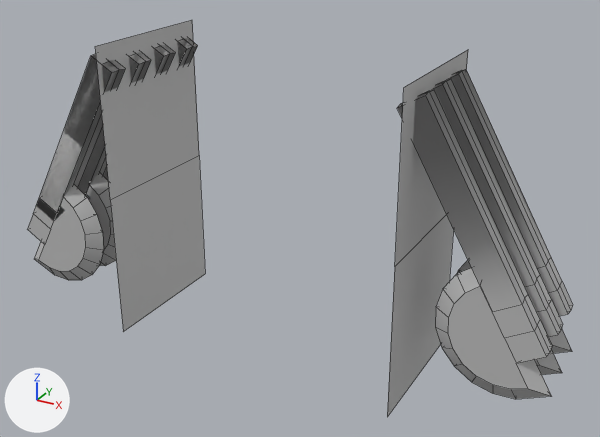
The FBX model Assets/Models/trap_wall_axe.fbx: old version first, new version second.
One viewpoint serves both versions: a 50 mm camera at (12.01, -7.21, 12.26) aimed at (2.49, 10.1, 3.61). Every picture has the same lights, and +X, +Y and +Z are marked at lower left. Mesh edges are drawn as thin lines. Where no turn or scale is listed for an object, it has been applied to the vertices. Vertices at the same position are counted once.

The first picture shows 'pCylinder8', 'pCylinder9', 'wall04', 'wall05'.
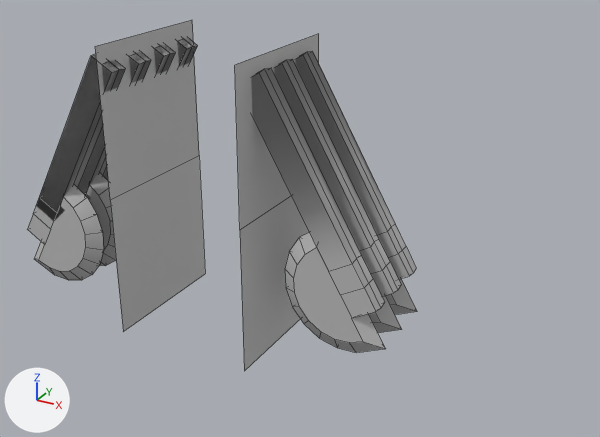
The newer file is also turned or shifted as a whole; pictures and numbers use the older file's frame.

Changed parts and their boxes [x1, y1, x2, y2] in the pictures (600 x 437 px):
'pCylinder9', mesh moved
    before: [397, 69, 573, 399]
    after: [251, 51, 417, 353]
'wall05', mesh moved
    before: [387, 50, 468, 417]
    after: [235, 34, 319, 371]

The edits, one by one:
me_mesh_001 has 6 vertices, 2 faces and spans x 0.0, y -4.0..0.0, z 0.0..8.0.
me_mesh_001 is used by ob_wall05; location (6.0, 12.0, 0.0).
me_mesh_001 part 1: the whole mesh is moved by (-4.0, 0.0, 0.0).
me_mesh_003 has 174 vertices, 144 faces and spans x -0.42..3.5, y -3.32..-0.73, z 0.85..7.74.
me_mesh_003 is used by ob_pcylinder9; location (6.0, 12.0, 0.0).
me_mesh_003 part 2: the whole mesh is moved by (-4.0, 0.0, 0.0).
